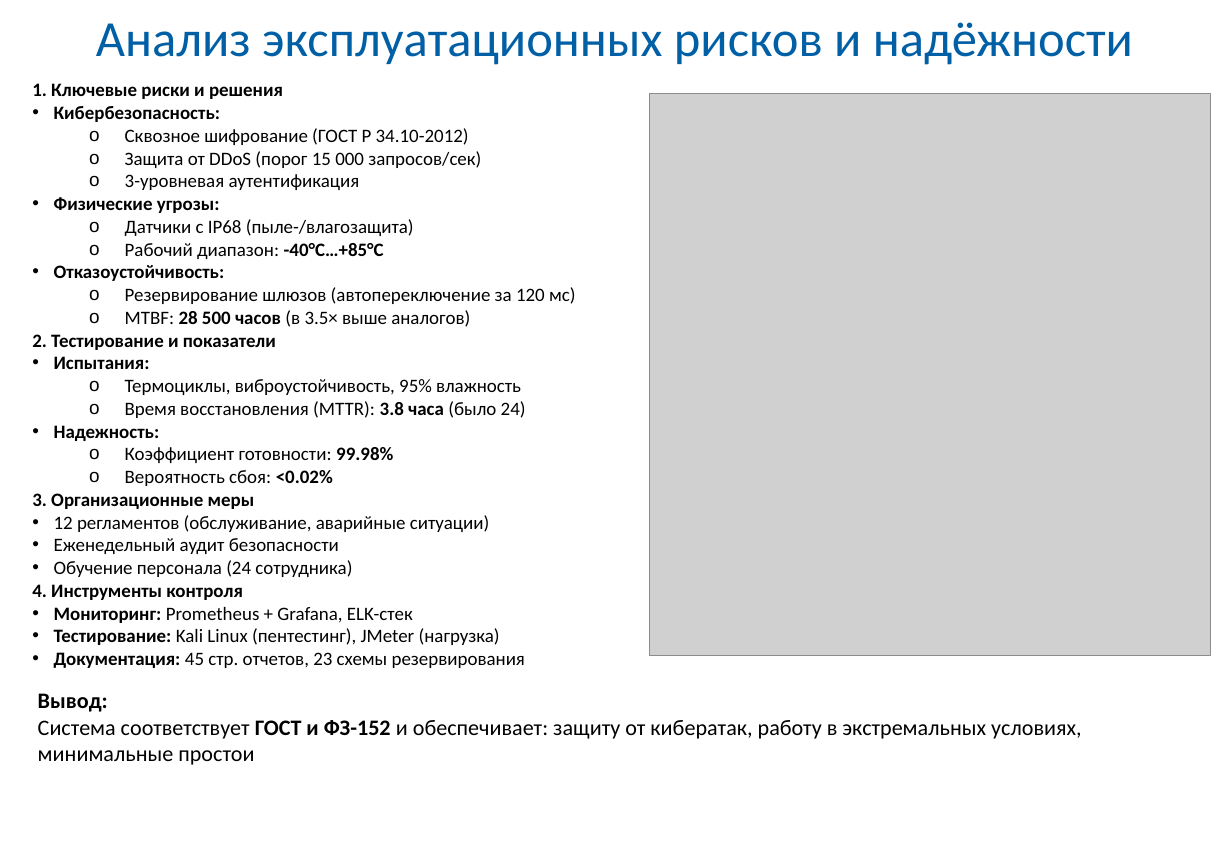
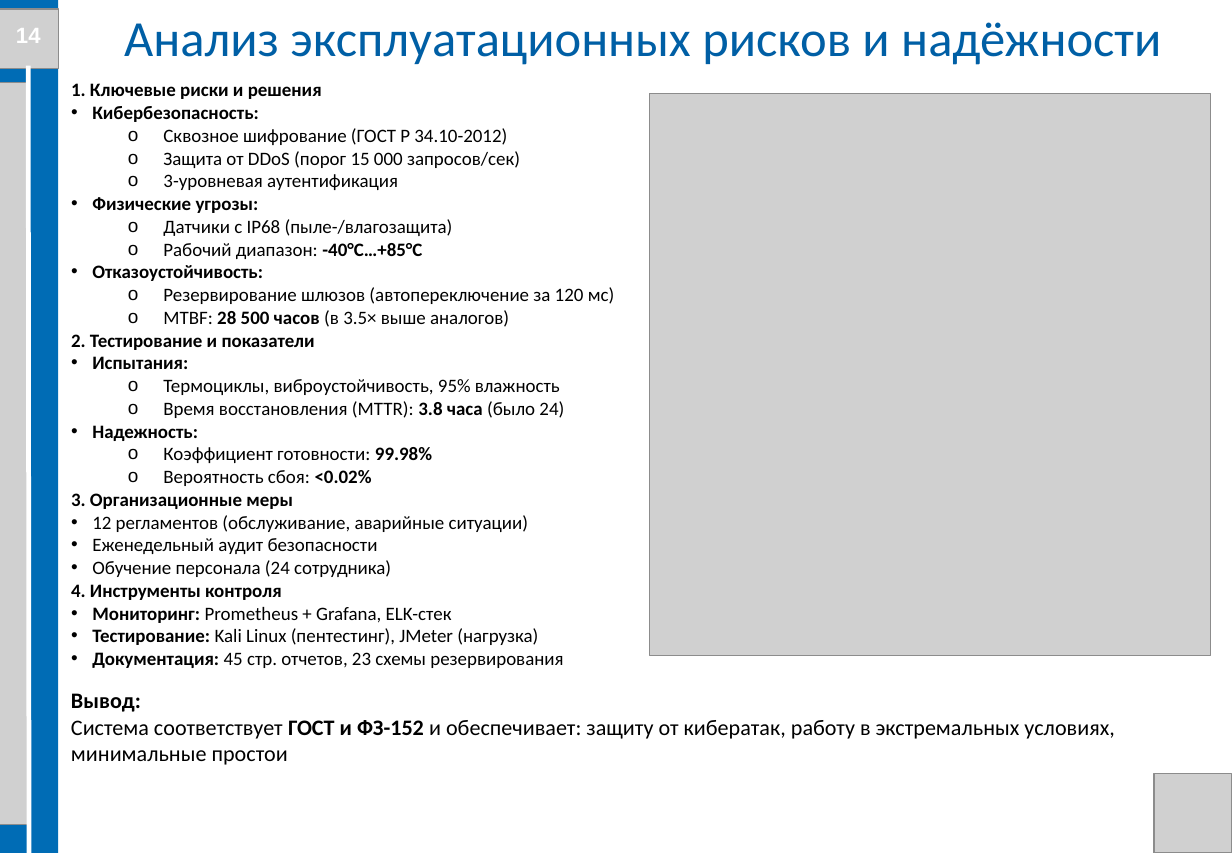
Before and after one commit to Evgenij1234/Diplom-work, a slide deck: slide 14 of Стасик/Презентация диплома Костюк С. В. БПЦ 21-01.pptx. Drawn at 1232x853 pixels with LibreOffice and Linux fonts; fonts in the diff are those of the drawing; grey boxes stand for pictures; background and template pictures are left out. Boxes give left, top, right and bottom in pixels: in the first picture for what was removed or moved away, otherwise in the second. Text is boxed around its words. In the diff, an @@ line names an element or a change of style, - is before the commit and + after.

```diff
--- a/Стасик/Презентация диплома Костюк С. В. БПЦ 21-01.pptx
+++ b/Стасик/Презентация диплома Костюк С. В. БПЦ 21-01.pptx
@@ rectangle added at bbox=[0, 0, 58, 853], fill #006CB5 @@
@@ picture added at bbox=[0, 9, 59, 69] @@
@@ text added at bbox=[16, 28, 41, 43], 14 pt, text #FFFFFF, bold @@
+14
@@ text "Анализ эксплуатационных рисков и надёжности": place and size @@
-text "Анализ эксплуатационных рисков и надёжности" at bbox=[96, 22, 1133, 65]
+text "Анализ эксплуатационных рисков и надёжности" at bbox=[124, 22, 1161, 65]
@@ picture added at bbox=[0, 82, 28, 825] @@
@@ line added from (28, 66) to (30, 853), #FFFFFF 3 pt @@
@@ text "1. Ключевые риски и решения": place and size @@
-text "1. Ключевые риски и решения" at bbox=[32, 83, 576, 668]
+text "1. Ключевые риски и решения" at bbox=[71, 83, 615, 668]
@@ text "Вывод: Система соответствует ГОСТ и ...": place and size @@
-text "Вывод: Система соответствует ГОСТ и ..." at bbox=[38, 693, 1081, 765]
+text "Вывод: Система соответствует ГОСТ и ..." at bbox=[71, 693, 1114, 765]
@@ picture added at bbox=[1155, 774, 1232, 853] @@
```
Also in this commit, not shown: 11 other slides changed, 1 other file.
